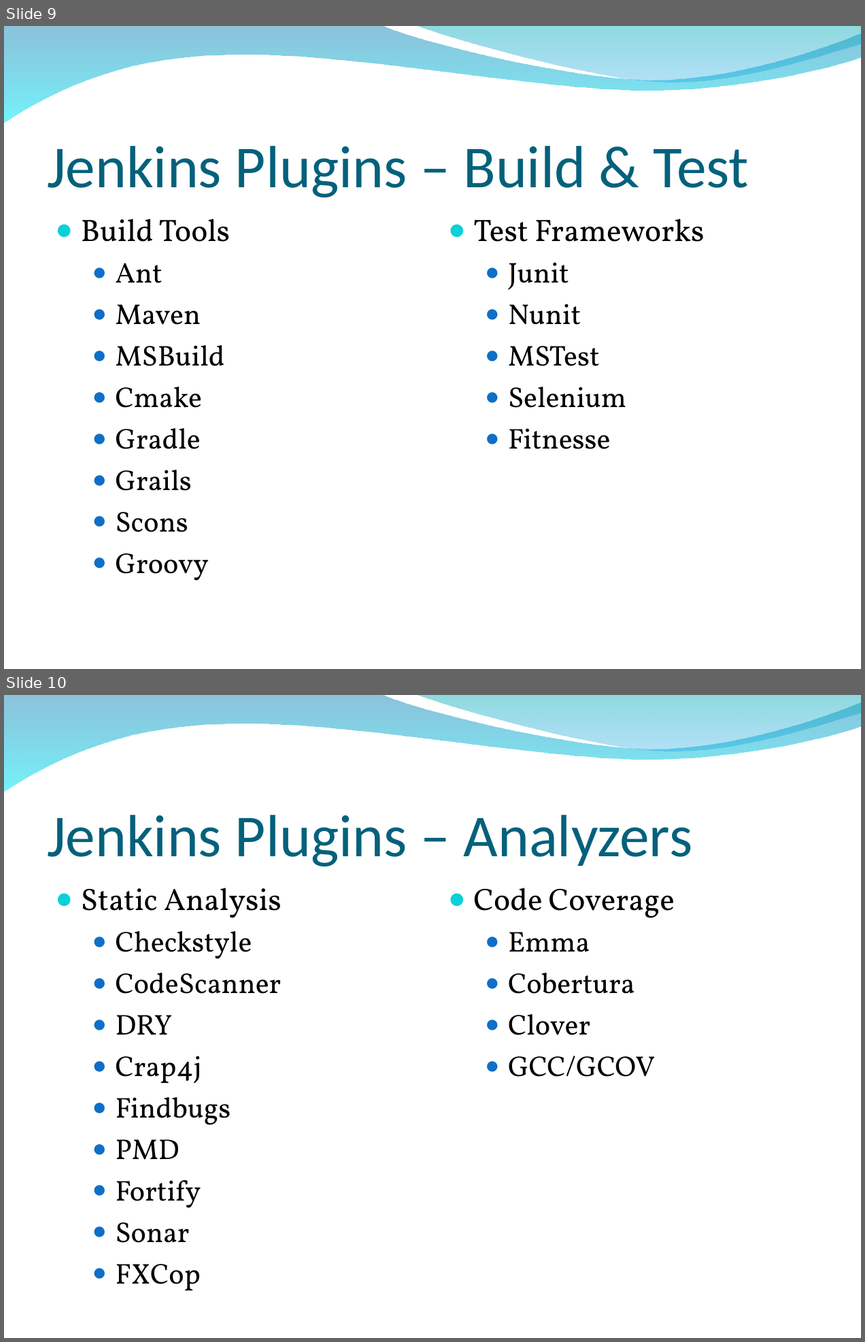
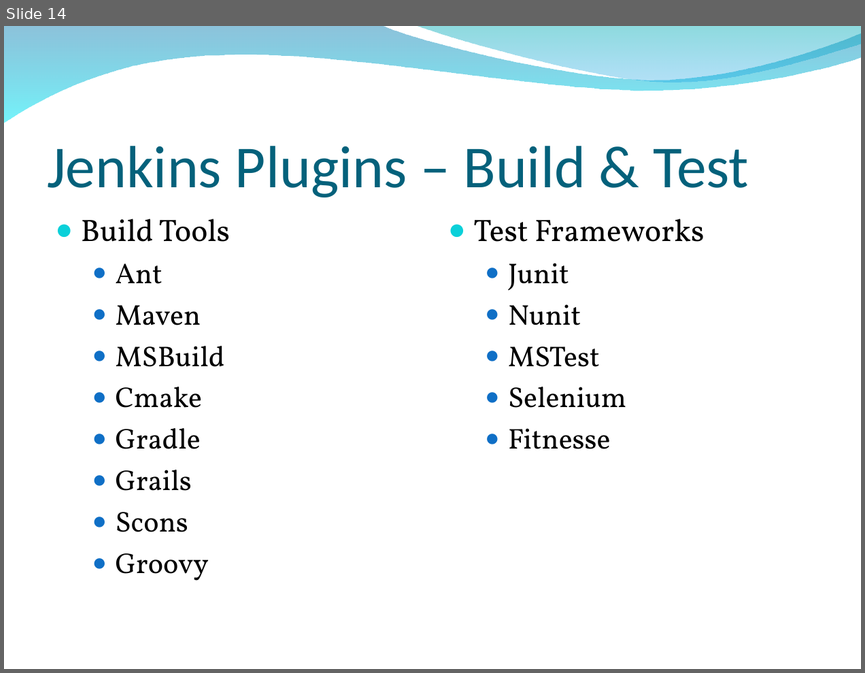
Before and after one commit to chenzhc/TestApp, a slide deck: Doc/jenkins/jenkins.ppt. Shown one above the other, each under a label of ours: slides 9 and 10 before the commit, slide 14 after it. The pictures are 865x1342 and 865x673 pixels, drawn with LibreOffice and Linux fonts; fonts in the diff are those of the drawing; background and template pictures are left out. Boxes give left, top, right and bottom in pixels: in the first picture for what was removed or moved away, otherwise in the second. Text is boxed around its words. In the diff, an @@ line names an element or a change of style, - is before the commit and + after.

```diff
--- a/Doc/jenkins/jenkins.ppt
+++ b/Doc/jenkins/jenkins.ppt
@@ slide 10 removed at bbox=[4, 695, 861, 1338], background picture (left out); not listed: 2 template elements that a slide beside it also shows @@
@@ title removed at bbox=[47, 815, 693, 866] @@
-Jenkins Plugins – Analyzers
@@ text removed at bbox=[81, 887, 281, 1291] @@
-● Static Analysis
-  ● Checkstyle
-  ● CodeScanner
-  ● DRY
-  ● Crap4j
-  ● Findbugs
-  ● PMD
-  ● Fortify
-  ● Sonar
-  ● FXCop
@@ text removed at bbox=[473, 887, 674, 1076] @@
-● Code Coverage
-  ● Emma
-  ● Cobertura
-  ● Clover
-  ● GCC/GCOV
@@ what was slide 9 is now slide 14 @@
```
Also in this commit, not shown: 1 slide changed, 11 slides added, 8 other slides removed.
